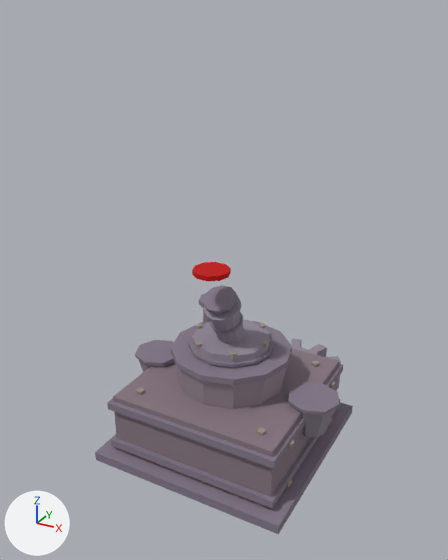
The glTF model buildings/smelter/models/smelter_turret_flat.glb, before and after one commit.
Camera for both pictures: a 50 mm camera at (3.29, -6.18, 5.4) aimed at (-0.13, 0.04, 2.29). Every picture has the same lights, and +X, +Y and +Z are marked at lower left. The picture after the commit comes second. Where no turn or scale is listed for an object, it has been applied to the vertices. Vertices at exactly the same position are counted once.

In view in the first picture: 'BandHi', 'BandLo', 'BarrelRing_1', 'BasePlatform', 'Body', 'ChamberLid', 'FiringChamber', 'HopperLeftRim', 'HopperRight', 'HopperRightRim', 'Muzzle', 'TurretBase', 'WeaponBarrel' and 7 more.
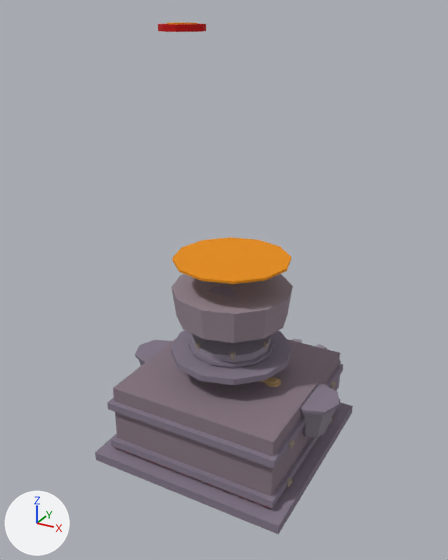
The newer file is also rescaled (x0.5) as a whole; pictures and numbers use the older file's frame.

The change, as a diff of the scene's bpy script:
```diff
--- a/buildings/smelter/models/smelter_turret_flat.glb.py
+++ b/buildings/smelter/models/smelter_turret_flat.glb.py
@@ me_box_001 @@
 # used by ob_body; location = (0.0, 0.01, 0.12)
-me_box_001.from_pydata(...)  # 16 vertices, 28 faces; spans x -1.1..1.1, y -1.1..1.1, z 0.0..0.8
+me_box_001.from_pydata(...)  # 16 vertices, 28 faces; spans x -1.1..1.1, y -1.09..1.11, z 0.12..0.92
+# me_box_001 part 1: the whole mesh is moved by (0.0, 0.01, 0.12)
 me_box_001.materials.append(mat_boxmat_001)
@@ me_cylinder_005 @@
 # used by ob_fireglow; location = (0.0, 0.0, 1.3)
-me_cylinder_005.from_pydata(...)  # 24 vertices, 44 faces; spans x -0.72..0.72, y -0.72..0.72, z 0.0..0.03
+me_cylinder_005.from_pydata(...)  # 24 vertices, 44 faces; spans x -0.72..0.72, y -0.72..0.72, z 1.3..1.33
+# me_cylinder_005 part 2: the whole mesh is moved by (0.0, 0.0, 1.3)
 me_cylinder_005.materials.append(mat_cylindermat_001)
@@ me_cone @@
 # used by ob_firingchamber; location = (0.0, 0.01, 0.92)
-me_cone.from_pydata(...)  # 24 vertices, 44 faces; spans x -0.75..0.75, y -0.75..0.75, z 0.0..0.4
+me_cone.from_pydata(...)  # 24 vertices, 44 faces; spans x -0.75..0.75, y -0.74..0.76, z 0.92..1.32
+# me_cone part 3: the whole mesh is moved by (0.0, 0.01, 0.92)
 me_cone.materials.append(mat_conemat)
@@ me_cylinder_008 @@
 # used by ob_muzzle; location = (0.0, -0.5, 2.6)
-me_cylinder_008.from_pydata(...)  # 20 vertices, 36 faces; spans x -0.22..0.22, y -0.209..0.209, z 0.0..0.06
+me_cylinder_008.from_pydata(...)  # 20 vertices, 36 faces; spans x -0.22..0.22, y -0.705..-0.287, z 2.6..2.66
+# me_cylinder_008 part 4: the whole mesh is moved by (0.0, -0.496, 2.6)
 me_cylinder_008.materials.append(mat_boxmat_002)
@@ me_cylinder_009 @@
 # used by ob_muzzleglow; location = (0.0, -0.5, 2.62)
-me_cylinder_009.from_pydata(...)  # 20 vertices, 36 faces; spans x -0.14..0.14, y -0.133..0.133, z 0.0..0.03
+me_cylinder_009.from_pydata(...)  # 20 vertices, 36 faces; spans x -0.14..0.14, y -0.629..-0.363, z 2.62..2.65
+# me_cylinder_009 part 5: the whole mesh is moved by (0.0, -0.496, 2.62)
 me_cylinder_009.materials.append(mat_cylindermat_001)
```

Boxes (x1, y1, x2, y2) around the edits, measured in the pictures (448 x 560 px):
'Body', moved
    before: (113, 348, 339, 497)
    after: (113, 339, 340, 496)
'FiringChamber', moved
    before: (176, 366, 286, 409)
    after: (171, 274, 293, 343)
'FireGlow', moved (not visible before)
    after: (172, 237, 291, 284)
'Muzzle', moved
    before: (192, 262, 231, 281)
    after: (158, 24, 206, 32)
'MuzzleGlow', moved (not visible before)
    after: (167, 22, 197, 24)
